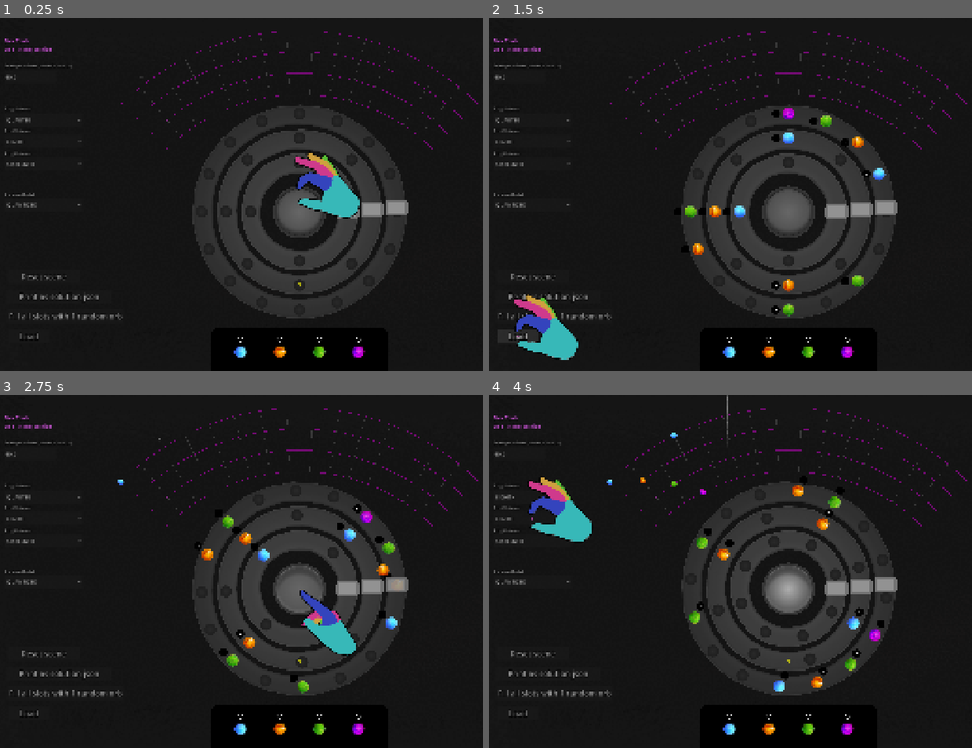
Above: before the commit, frames 1-4 (two rows, left to right).
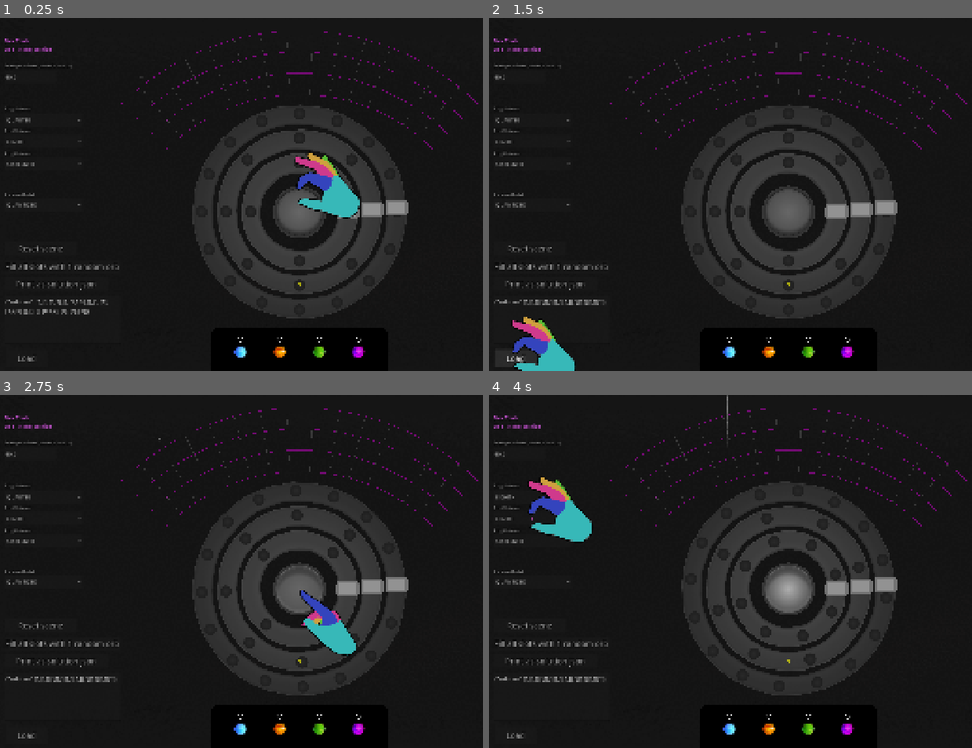
Above: after the commit, the same moments.

Repository: Senzameta-Games/igcc-jam-2026
Game: Godot game, scene res://core/main.tscn
Two runs of this game, one before a commit and one after it. Both use one fixed random seed, a clock stepped at 60 frames per second and the inputs below.
Inputs (mouse positions are in pixels of both pictures, inside the frame that each line leads up to):
- Up to frame 1 (0.25 s): no input
- Up to frame 2 (1.5 s): click "Print as solution json" at 0.5 s; click "Load" at 1.25 s
- Up to frame 3 (2.75 s): click (299, 589) at 2 s
- Up to frame 4 (4 s): click "QUARTER" at 2.75 s; click "EIGHTH" at 3.5 s

The runs differ from the first frame. In frame 1, 1.0% of the frame differs, in the area x 0-26%, y 64-98%; in frame 2, 3.7%, in the area x 0-83%, y 25-100%; in frame 3, 2.1%; in frame 4, 2.1%.

Commit message:
Add load textbox
Export goes into textbox
Load parses the string

Diff:
--- a/core/entities/sequencer/sequencer.gd
+++ b/core/entities/sequencer/sequencer.gd
@@ -173,7 +173,10 @@
 			if ring_grid[i] != null:
 				curr_pos.append((ring_grid[i] as Orb).orb_id)
 		export_arr.append(curr_pos)
-	print(export_arr)
+	var export_obj = {
+		"solution": export_arr
+	}
+	$Tools/LoadText.text = JSON.stringify(export_obj)
 
 func _on_export_pressed() -> void:
 	export()
@@ -278,7 +281,10 @@
 	return ", ".join(parts)
 
 func _on_load_slots_pressed() -> void:
-	load_game({"solution": [[], [], [1,2], [], [1,2,3], [], [], [2], [1,2,3], [], [], [], [0,3,2], [1], [2], [3]]})
+	var load_obj = JSON.parse_string($Tools/LoadText.text)
+	if(load_obj == null):
+		return
+	load_game(load_obj)
 
 
 func load_game(json_data: Dictionary) -> void:
--- a/core/entities/sequencer/sequencer.tscn
+++ b/core/entities/sequencer/sequencer.tscn
@@ -181,10 +181,10 @@
 anchor_top = 0.5
 anchor_right = 0.5
 anchor_bottom = 0.5
-offset_left = 46.0
-offset_top = 751.0
-offset_right = 269.0
-offset_bottom = 793.0
+offset_left = 36.0
+offset_top = 665.0
+offset_right = 259.0
+offset_bottom = 707.0
 grow_horizontal = 2
 grow_vertical = 2
 theme_override_colors/font_color = Color(0.59717613, 0.59717613, 0.5971761, 1)
@@ -199,10 +199,10 @@
 anchor_top = 0.5
 anchor_right = 0.5
 anchor_bottom = 0.5
-offset_left = 45.0
-offset_top = 812.0
-offset_right = 365.0
-offset_bottom = 854.0
+offset_left = 36.0
+offset_top = 774.0
+offset_right = 356.0
+offset_bottom = 816.0
 grow_horizontal = 2
 grow_vertical = 2
 theme_override_colors/font_color = Color(0.59717613, 0.59717613, 0.5971761, 1)
@@ -217,10 +217,10 @@
 anchor_top = 0.5
 anchor_right = 0.5
 anchor_bottom = 0.5
-offset_left = 46.0
-offset_top = 872.0
-offset_right = 402.0
-offset_bottom = 914.0
+offset_left = 36.0
+offset_top = 720.0
+offset_right = 392.0
+offset_bottom = 762.0
 grow_horizontal = 2
 grow_vertical = 2
 theme_override_colors/font_color = Color(0.59717613, 0.59717613, 0.5971761, 1)
@@ -235,13 +235,22 @@
 anchor_top = 0.5
 anchor_right = 0.5
 anchor_bottom = 0.5
-offset_left = 49.0
-offset_top = 934.0
-offset_right = 176.0
-offset_bottom = 976.0
+offset_left = 41.0
+offset_top = 994.0
+offset_right = 168.0
+offset_bottom = 1050.0
 grow_horizontal = 2
 grow_vertical = 2
 theme_override_colors/font_color = Color(0.59717613, 0.59717613, 0.5971761, 1)
 theme_override_constants/outline_size = 8
 theme_override_font_sizes/font_size = 24
 text = "Load"
+
+[node name="LoadText" type="TextEdit" parent="Tools" unique_id=964112327]
+layout_mode = 0
+offset_left = 56.0
+offset_top = 849.0
+offset_right = 412.0
+offset_bottom = 999.0
+text = "{\"solution\": [[], [], [1,2], [], [1,2,3], [], [], [2], [1,2,3], [], [], [], [0,3,2], [1], [2], [3]]}"
+wrap_mode = 1
